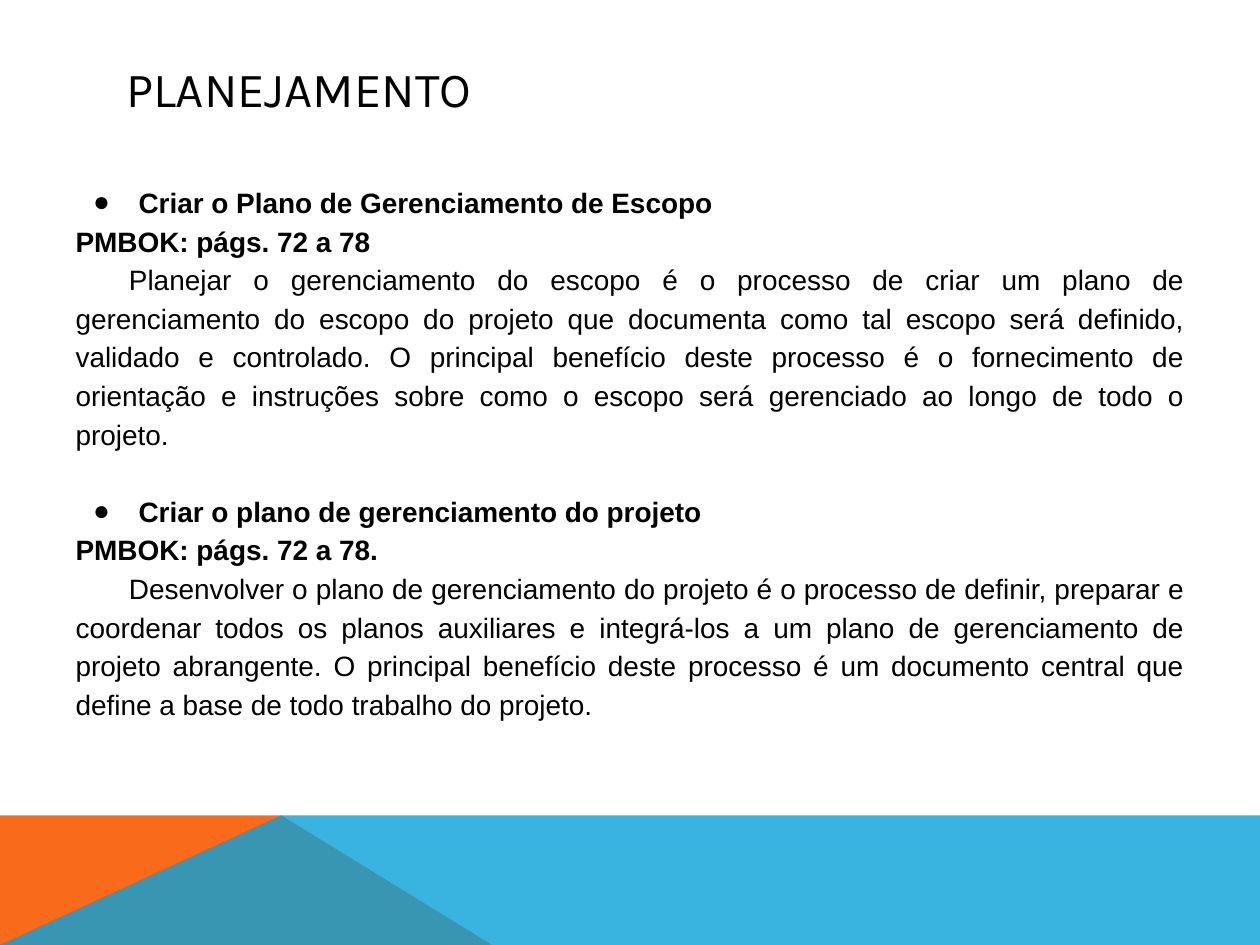
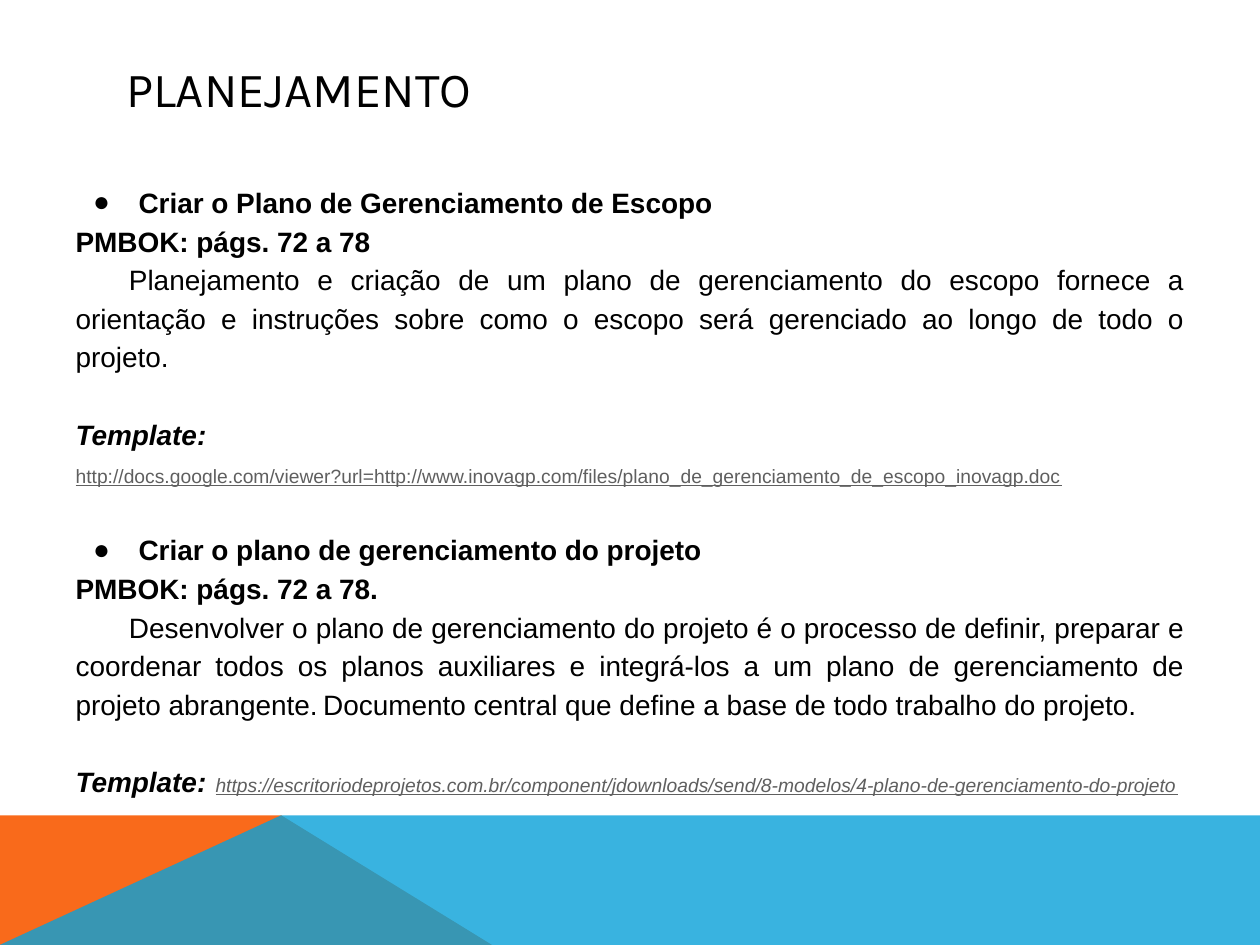
Before and after one commit to fga-eps-mds/A-Disciplina-MDS-EPS, a slide deck: slide 7 of GPP_Material/08-Mapa_PMbOK/apresentação_GPP_SIGS_2017_1.pptx.pptx (slide 8 before the commit). Drawn at 1260x945 pixels with LibreOffice and Linux fonts; fonts in the diff are those of the drawing. Boxes give left, top, right and bottom in pixels: in the first picture for what was removed or moved away, otherwise in the second. Text is boxed around its words. In the diff, an @@ line names an element or a change of style, - is before the commit and + after.

```diff
--- a/GPP_Material/08-Mapa_PMbOK/apresentação_GPP_SIGS_2017_1.pptx.pptx
+++ b/GPP_Material/08-Mapa_PMbOK/apresentação_GPP_SIGS_2017_1.pptx.pptx
@@ text at (x1=76, y1=269, x2=1184, y2=487): text changed @@
-Planejar o gerenciamento do escopo é o processo de criar um plano de gerenciamento do escopo do projeto que documenta como tal escopo será definido, validado e controlado. O principal benefício deste processo é o fornecimento de orientação e instruções sobre como o escopo será gerenciado ao longo de todo o projeto.
+Planejamento e criação de um plano de gerenciamento do escopo fornece a orientação e instruções sobre como o escopo será gerenciado ao longo de todo o projeto.
+Template: http://docs.google.com/viewer?url=http://www.inovagp.com/files/plano_de_gerenciamento_de_escopo_inovagp.doc
@@ text at (x1=76, y1=617, x2=1184, y2=797): text changed @@
-Desenvolver o plano de gerenciamento do projeto é o processo de definir, preparar e coordenar todos os planos auxiliares e integrá-los a um plano de gerenciamento de projeto abrangente. O principal benefício deste processo é um documento central que define a base de todo trabalho do projeto.
+Desenvolver o plano de gerenciamento do projeto é o processo de definir, preparar e coordenar todos os planos auxiliares e integrá-los a um plano de gerenciamento de projeto abrangente. Documento central que define a base de todo trabalho do projeto.
+Template: https://escritoriodeprojetos.com.br/component/jdownloads/send/8-modelos/4-plano-de-gerenciamento-do-projeto
```
Also in this commit, not shown: 12 other slides changed, 1 slide removed.
